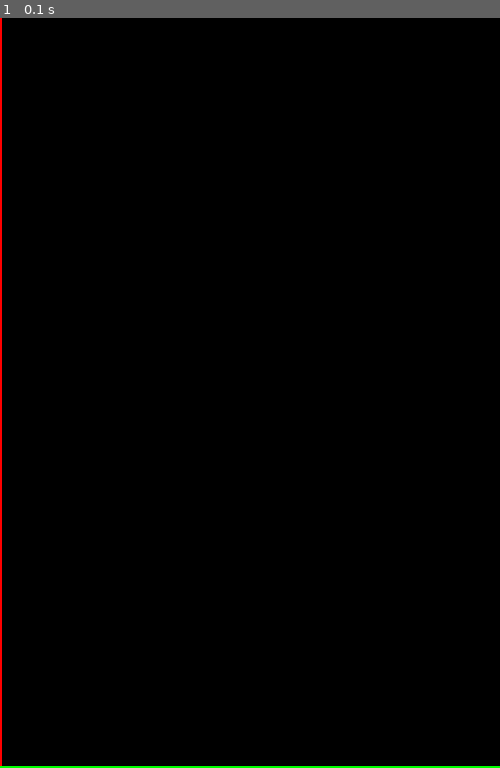
Above: before the commit, frame 1.
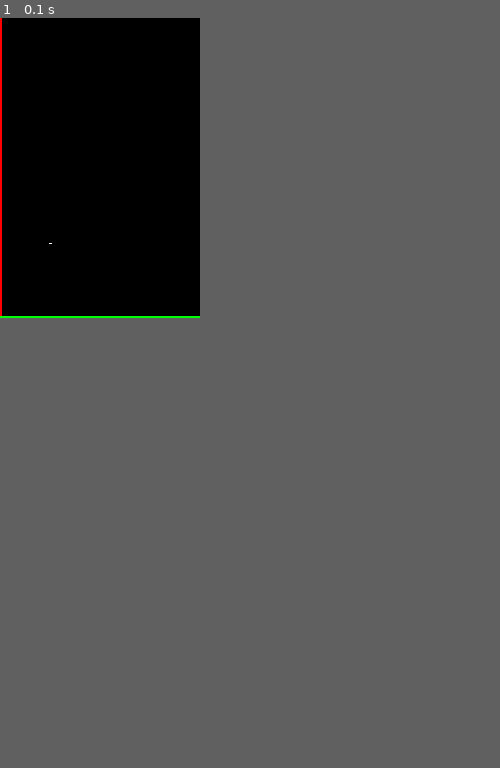
Above: after the commit, the same moment.

Repository: abstralexis/testing
Game: pygame game, started from pygame-tests/coordinates/cartesian.py
Same seed, same stepped clock (60 frames per second), same inputs: the game is played once before the commit and once after it.
Inputs:
- Up to frame 1 (0.1 s): no input
The window is 500x750 before the commit and 200x300 after it. Grey fills any space a smaller window leaves; there, only what the larger window draws over its background counts as a difference.

The runs differ from the first frame. In frame 1, 0.6% of the frame differs, in the area x 0-100%, y 30-100%.

Commit message:
Change window size and add point demo

Diff:
--- a/pygame-tests/coordinates/cartesian.py
+++ b/pygame-tests/coordinates/cartesian.py
@@ -1,7 +1,7 @@
 import pygame, sys
 
-w = 500
-h = 750
+w = 200
+h = 300
 
 # --- The translation layer ---
 
@@ -38,6 +38,8 @@
         # because pygame renders the pixels downwards
         pygame.draw.line(win, (0,255,0), to_pgcoords(0,2), to_pgcoords(w,2), width=2)
 
+        pygame.draw.line(win, (255,255,255), to_pgcoords(50,75), to_pgcoords(50,75), width=3)
+
         pygame.display.flip()
 
 if __name__ == "__main__":
--- a/pygame-tests/coordinates/normalcoords.py
+++ b/pygame-tests/coordinates/normalcoords.py
@@ -1,8 +1,8 @@
 import pygame, sys
 
 def main():
-    w = 500
-    h = 750
+    w = 200
+    h = 300
     win = pygame.display.set_mode((w,h))
     pygame.display.set_caption("Pygame coordinates")
 
@@ -21,6 +21,8 @@
         pygame.draw.line(win, (255,0,0), (0,0), (0,h), width=2)
         pygame.draw.line(win, (0,255,0), (0,0), (w,0), width=2)
 
+        pygame.draw.line(win, (255,255,255), (50,75), (50,75), width=3)
+
         pygame.display.flip()
 
 if __name__ == "__main__":
